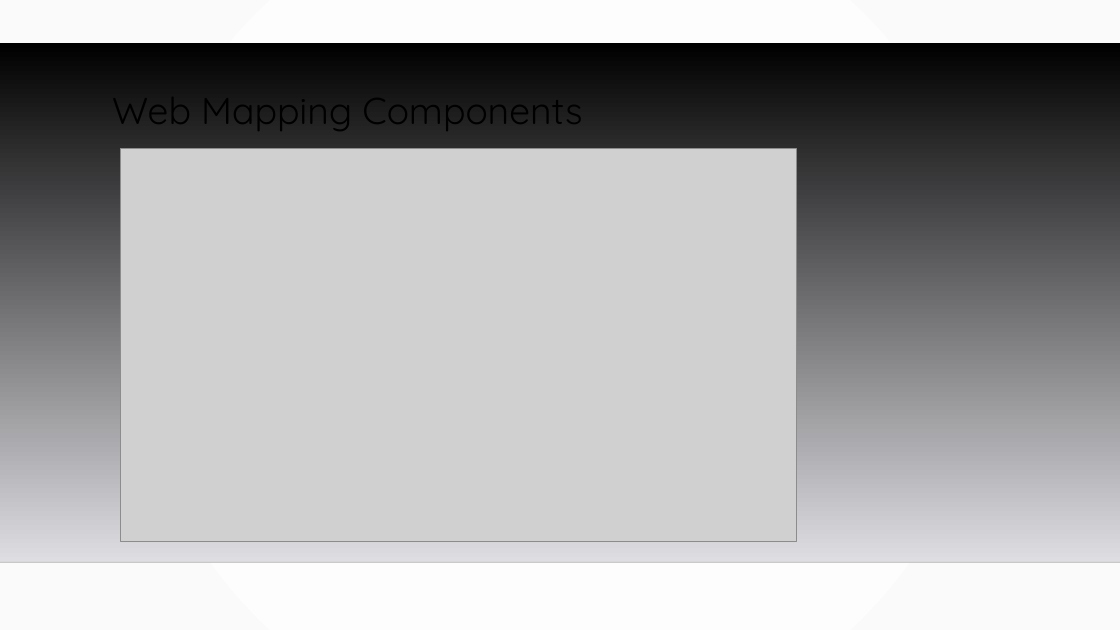
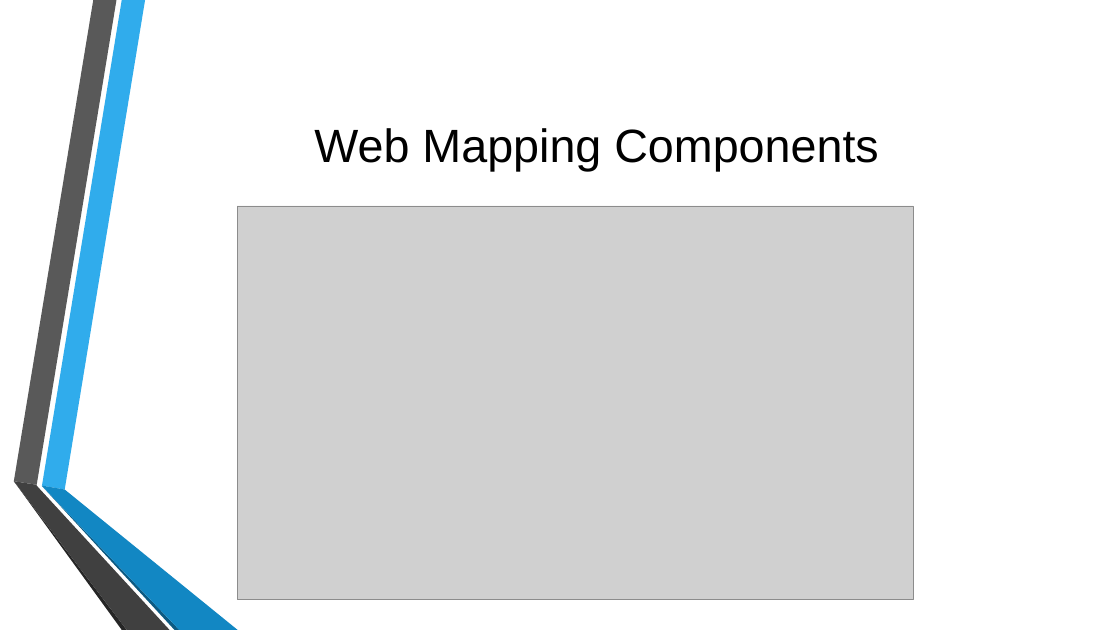
Before and after one commit to MGIS-UMN/GIS5577_week10, a slide deck: slide 3 of WebMapping_Backend.odp. Drawn at 1120x630 pixels with LibreOffice and Linux fonts; fonts in the diff are those of the drawing; grey boxes stand for pictures; background and template pictures are left out. Boxes give left, top, right and bottom in pixels: in the first picture for what was removed or moved away, otherwise in the second. Text is boxed around its words. In the diff, an @@ line names an element or a change of style, - is before the commit and + after.

```diff
--- a/WebMapping_Backend.odp
+++ b/WebMapping_Backend.odp
@@ background gradient #FFFFFF to #FAFAFA to picture (left out) @@
@@ freeform shape removed at (0,43,1120,562) @@
@@ title "Web Mapping Components": place and size @@
-title "Web Mapping Components" at (112,80,582,135)
+title "Web Mapping Components" at (314,128,878,171)
@@ title "Web Mapping Components" at (314,128,878,171): size 32 to 40 pt, font Quicksand to Arial; alignment left to centre; line spacing 0.9 to 1; vertical alignment top to middle @@
@@ picture: place and size @@
-picture at (120,148,797,542)
+picture at (237,206,913,600)
@@ group added at (13,0,238,630): 6 freeform shapes @@
@@ line removed from (0, 562) to (1120, 562) @@
```
Also in this commit, not shown: 12 other slides changed, 1 other file.
